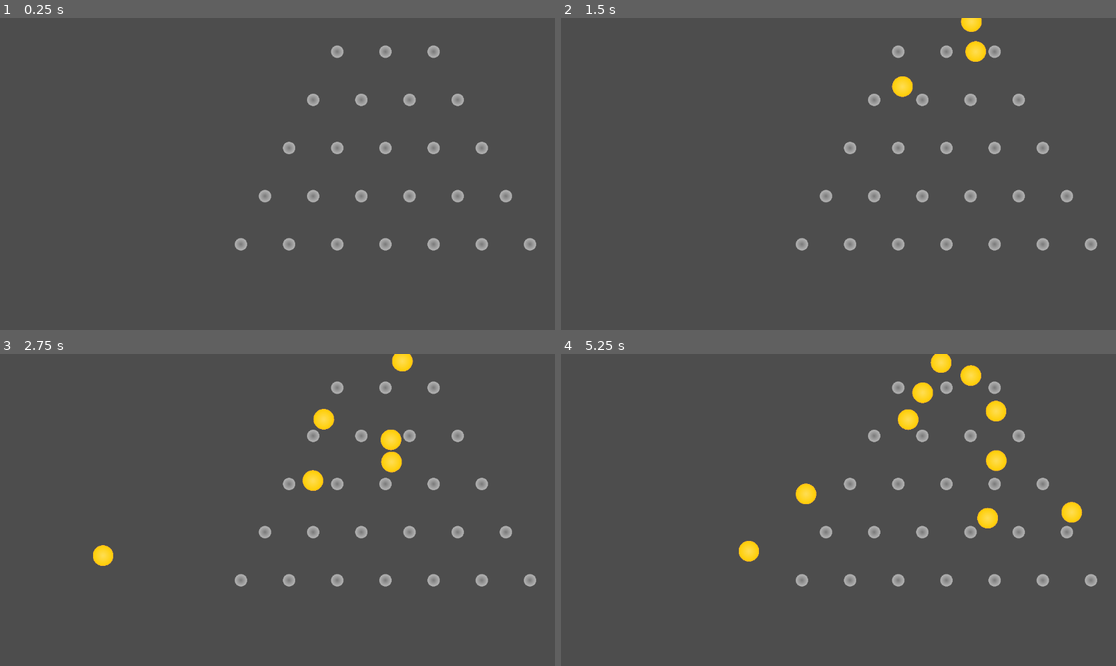
Above: before the commit, frames 1-4 (two rows, left to right).
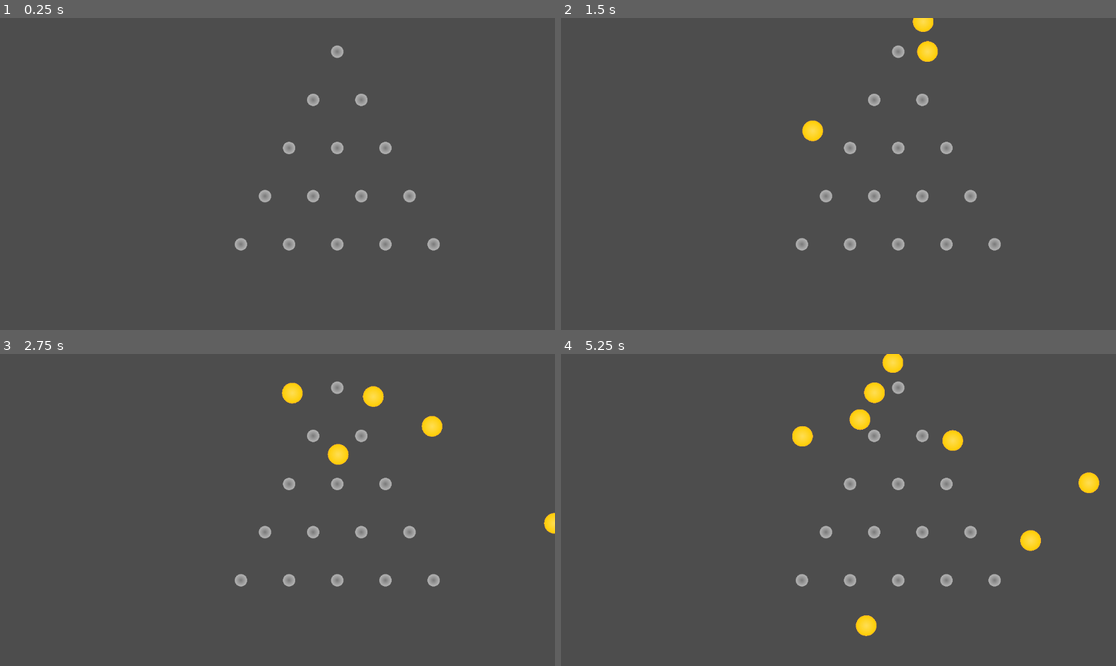
Above: after the commit, the same moments.

Repository: Th3Catalyst/Plinkremental
Game: Godot game, scene res://main.tscn
Same seed, same stepped clock (60 frames per second), same inputs: the game is played once before the commit and once after it.
Inputs:
- Up to frame 1 (0.25 s): no input
- Up to frame 2 (1.5 s): tap Enter at 0.5 s; hold Space 0.53-1.28 s; tap Space at 1.35 s
- Up to frame 3 (2.75 s): tap Space at 1.52, 1.82 s; hold Space from 2.03 s (still down)
- Up to frame 4 (5.25 s): release Space at 2.78 s; tap Space at 2.85, 3.02, 3.32, 4.35, 4.52, 4.82 s; hold Space 3.53-4.28 s; hold Space from 5.03 s (still down)

The runs differ from the first frame. In frame 1, 0.7% of the frame differs, in the area x 68-97%, y 8-75%; in frame 2, 1.8%; in frame 3, 2.8%; in frame 4, 4.3%, in the area x 32-97%, y 0-91%.

Commit message:
create a main script and some global variables

Diff:
--- a/project.godot
+++ b/project.godot
@@ -15,6 +15,10 @@
 config/features=PackedStringArray("4.6", "Forward Plus")
 config/icon="res://icon.svg"
 
+[autoload]
+
+Game="*uid://cxy6qxw1braj3"
+
 [physics]
 
 3d/physics_engine="Jolt Physics"
--- a/scripts/createPegs.gd
+++ b/scripts/createPegs.gd
@@ -6,14 +6,23 @@
 
 # Called when the node enters the scene tree for the first time.
 func _ready() -> void:
+	var first_peg: Node2D
+
 	for i in range(5):
-		for j in range(3+i):
+		for j in range(i+1):
 			var peg: Node2D = peg_scene.instantiate()
 			add_child(peg)
+
+			### if we could make all these magic numbers variables that would be great max ###
 			peg.position = Vector2(700-50*i+100*j, 70+100*i)
+
+			if i == 0 and j == 0:
+				first_peg = peg
+
+	Game.pegs_center = first_peg.position.x;
 
 func _input(ev):
 	if Input.is_key_pressed(KEY_SPACE):
 		var ball: Node2D = ball_scene.instantiate()
 		add_child(ball)
-		ball.position = Vector2(800+randf_range(-100,100), 0)
+		ball.position = Vector2(Game.pegs_center+randf_range(-100,100), 0)
--- /dev/null
+++ b/scripts/game.gd
@@ -0,0 +1,13 @@
+extends Node
+
+var pegs_center: float
+var money: float
+
+# Called when the node enters the scene tree for the first time.
+func _ready() -> void:
+	pass # Replace with function body.
+
+
+# Called every frame. 'delta' is the elapsed time since the previous frame.
+func _process(delta: float) -> void:
+	pass
Not shown, added: scripts/game.gd.uid
